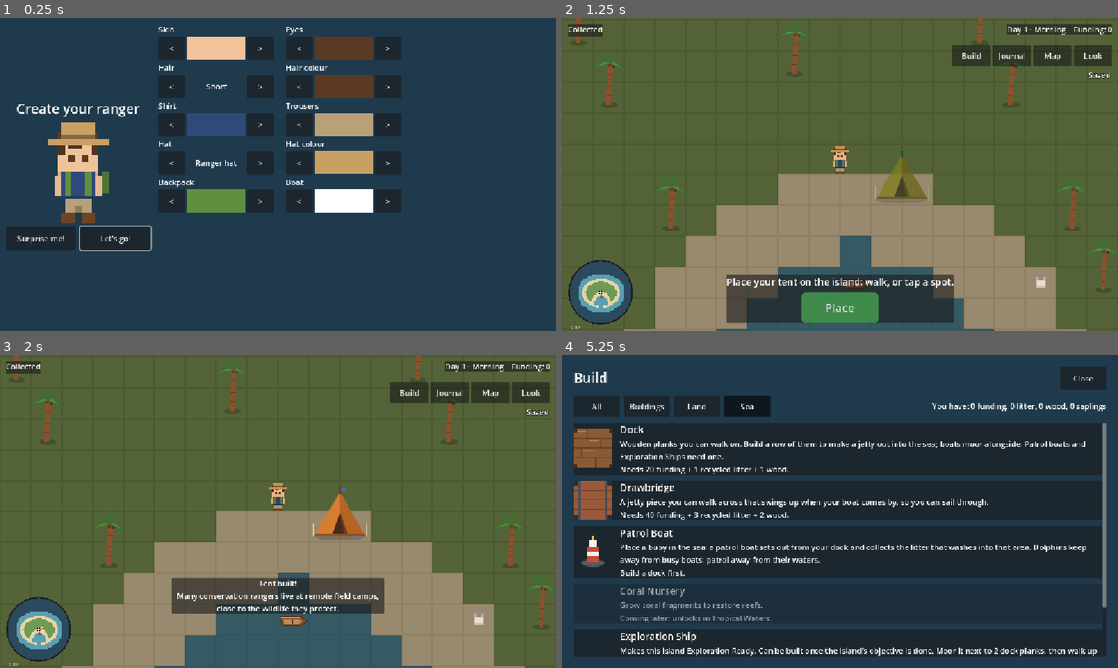
Above: before the commit, frames 1-4 (two rows, left to right).
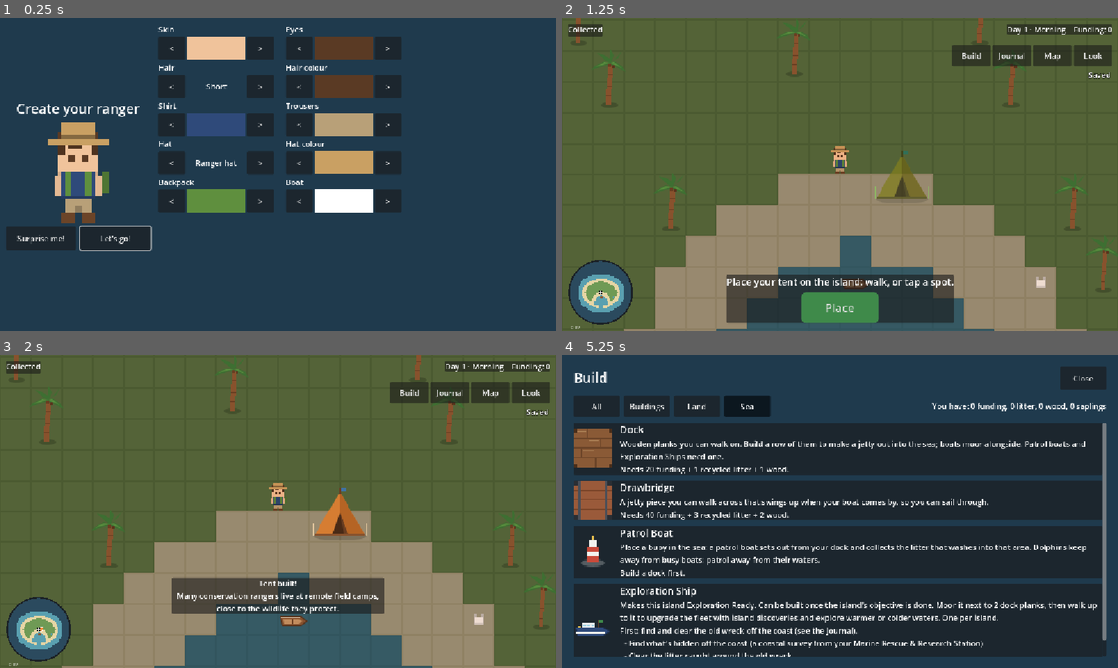
Above: after the commit, the same moments.

Repository: detronics-apps/ocean-haven
Game: Godot game, scene res://scenes/world/ocean_world.tscn
Same seed, same stepped clock (60 frames per second), same inputs: the game is played once before the commit and once after it.
Inputs:
- Up to frame 1 (0.25 s): no input
- Up to frame 2 (1.25 s): click "Let's go!" at 0.5 s
- Up to frame 3 (2 s): click "Place" at 1.25 s
- Up to frame 4 (5.25 s): click "Build" at 2 s; click "All" at 2.75 s; click "Buildings" at 3.5 s; click "Land" at 4.25 s; click "Sea" at 5 s

Frames 1-3 are identical in both runs. In frame 4, 5.6% of the frame differs, in the area x 2-98%, y 74-97%.

Commit message:
Build menu lists only what can be built on the island you're on (Coral Nursery belongs to the Tropical Reef)
Co-Authored-By: Claude Opus 5.5 <noreply@anthropic.com>
Claude-Session: https://claude.ai/code/session_01TgTuR8CE1ck28M9f6vukjR

Diff:
--- a/data/buildings/coral_nursery.tres
+++ b/data/buildings/coral_nursery.tres
@@ -10,5 +10,6 @@
 order = 5
 terrain = PackedStringArray("water")
 locked = true
-unlock_hint = "unlocks in Tropical Waters."
+unlock_hint = "coming soon to the Tropical Reef."
+only_on = &"tropical_reef"
 category = &"sea"
--- a/scripts/ui/build_menu.gd
+++ b/scripts/ui/build_menu.gd
@@ -1,5 +1,6 @@
 extends OverlayScreen
-## Build menu: everything in data/buildings/ — what you can build now (with its
+## Build menu: what can be built on the island the ranger is on (data/buildings/; a
+## building `only_on` another island isn't listed) — what you can build now (with its
 ## cost), and what's coming later. Choosing one starts placing it.
 
 
@@ -55,7 +56,10 @@
 		Funding.balance, Inventory.total(), Inventory.available(&"wood"), Inventory.available(&"sapling")]
 	var all := DataFiles.load_all("res://data/buildings")
 	all.sort_custom(func(a: BuildingData, b: BuildingData) -> bool: return a.order < b.order)
+	var island := _island()
 	for data: BuildingData in all:
+		if data.only_on != &"" and data.only_on != island.id:
+			continue  # belongs to another island
 		if _tab == &"" or data.category == _tab:
 			_content.add_child(_entry(data))
 
@@ -72,8 +76,6 @@
 		status = "Already built."
 	elif get_tree().get_first_node_in_group("build_mode").at_limit(data):
 		status = "You've built as many as you can (%d)." % data.max_count
-	elif data.only_on != &"" and _island().id != data.only_on:
-		status = "Only on the %s." % (load("res://data/regions/%s.tres" % data.only_on) as RegionData).display_name
 	elif data.one_per_island and _on_island(data.id):
 		status = "This island already has one."
 	elif data.needs_objective and Fleet.ship_problem(_island()) != "":
--- a/tests/test_building.gd
+++ b/tests/test_building.gd
@@ -151,6 +151,8 @@
 		"house can't be built without the litter it needs")
 	_expect(menu.find_child("Entry_tent", true, false).find_child("Build", true, false) == null,
 		"only one tent")
+	_expect(menu.find_child("Entry_coral_nursery", true, false) == null and menu.find_child("Entry_marine_rescue_station", true, false) != null,
+		"only what can be built on this island is listed (no Coral Nursery here)")
 	(menu.find_child("TabLand", true, false) as Button).pressed.emit()
 	var shown: Array = menu.find_children("Entry_*", "", true, false).map(func(e: Node) -> String: return e.name)
 	shown.sort()
